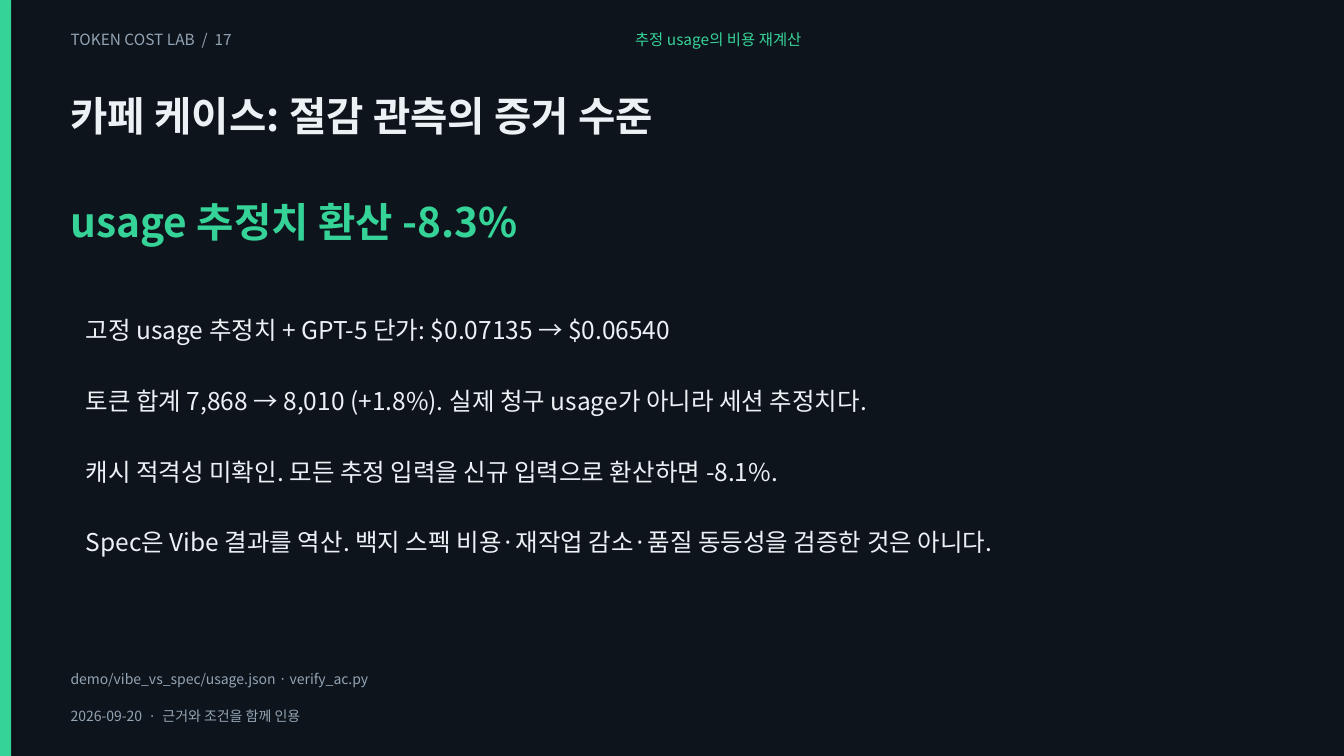
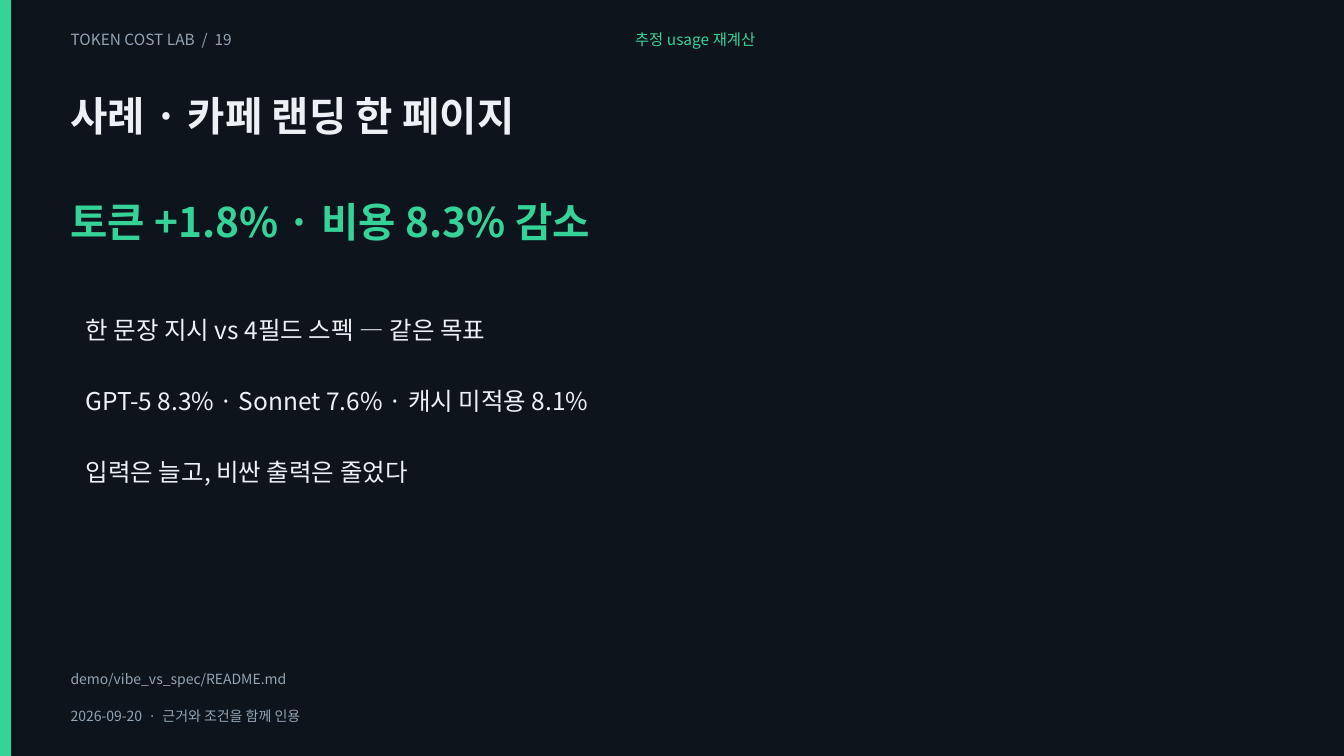
Before and after one commit to giyeop-cody/token-cost-lab, a slide deck: slide 19 of presentation/token_cost_main.pptx (slide 17 before the commit). Drawn at 1344x756 pixels with LibreOffice and Linux fonts; fonts in the diff are those of the drawing. Boxes give left, top, right and bottom in pixels: in the first picture for what was removed or moved away, otherwise in the second. Text is boxed around its words. In the diff, an @@ line names an element or a change of style, - is before the commit and + after.

```diff
--- a/presentation/token_cost_main.pptx
+++ b/presentation/token_cost_main.pptx
@@ text at (71,33,232,45): text changed @@
-TOKEN COST LAB / 17
+TOKEN COST LAB / 19
@@ text at (635,32,756,49): text changed @@
-추정 usage의 비용 재계산
+추정 usage 재계산
@@ text at (71,97,514,135): text changed @@
-카페 케이스: 절감 관측의 증거 수준
+사례 · 카페 랜딩 한 페이지
@@ text at (71,203,590,241): text changed @@
-usage 추정치 환산 -8.3%
+토큰 +1.8% · 비용 8.3% 감소
@@ text at (86,318,485,341): text changed @@
-고정 usage 추정치 + GPT-5 단가: $0.07135 → $0.06540
+한 문장 지시 vs 4필드 스펙 — 같은 목표
@@ text at (86,389,589,412): text changed @@
-토큰 합계 7,868 → 8,010 (+1.8%). 실제 청구 usage가 아니라 세션 추정치다.
+GPT-5 8.3% · Sonnet 7.6% · 캐시 미적용 8.1%
@@ text at (86,460,408,486): text changed @@
-캐시 적격성 미확인. 모든 추정 입력을 신규 입력으로 환산하면 -8.1%.
+입력은 늘고, 비싼 출력은 줄었다
@@ text removed at (86,530,993,557) @@
-Spec은 Vibe 결과를 역산. 백지 스펙 비용·재작업 감소·품질 동등성을 검증한 것은 아니다.
@@ text at (71,673,287,687): text changed @@
-demo/vibe_vs_spec/usage.json · verify_ac.py
+demo/vibe_vs_spec/README.md
```
Also in this commit, not shown: 19 other slides changed, 2 slides added, 2 slides removed, 28 other files.
